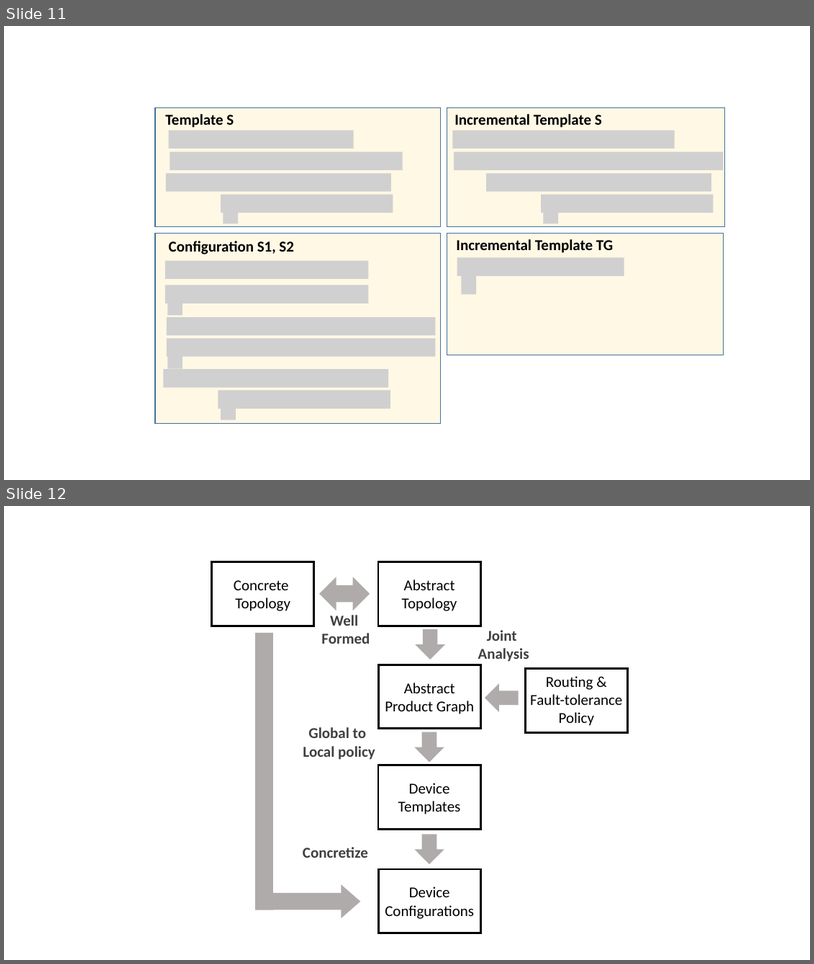
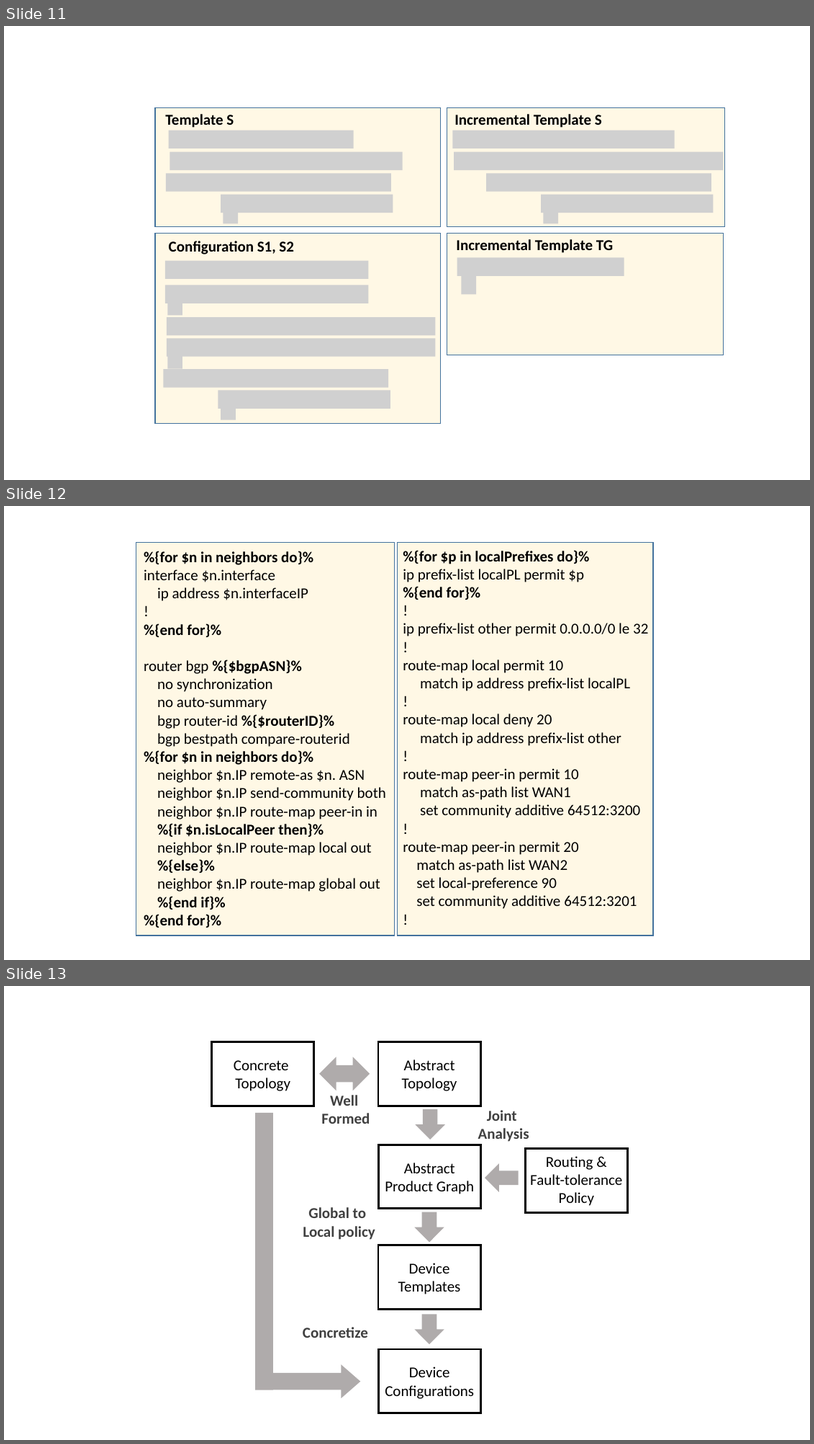
Before and after one commit to rabeckett/propane, a slide deck: paper/abstraction/figures/examples.pptx. Shown one above the other, each under a label of ours: slides 11 and 12 before the commit, slides 11, 12 and 13 after it. The pictures are 814x964 and 814x1444 pixels, drawn with LibreOffice and Linux fonts; fonts in the diff are those of the drawing; grey boxes stand for pictures. Boxes give left, top, right and bottom in pixels: in the first picture for what was removed or moved away, otherwise in the second. Text is boxed around its words. In the diff, an @@ line names an element or a change of style, - is before the commit and + after.

```diff
--- a/paper/abstraction/figures/examples.pptx
+++ b/paper/abstraction/figures/examples.pptx
@@ slide 12 added at bbox=[4, 506, 810, 960], background #FFFFFF @@
@@ rectangle added at bbox=[136, 542, 394, 936], fill #FFF2CC at 50% opacity, outline #43739E 1 pt @@
@@ rectangle added at bbox=[397, 542, 653, 936], fill #FFF2CC at 50% opacity, outline #43739E 1 pt @@
@@ text added at bbox=[144, 551, 386, 927], 18 pt, text #000000 @@
+%{for $n in neighbors do}%
+interface $n.interface
+ip address $n.interfaceIP
+!
+%{end for}%
+router bgp %{$bgpASN}%
+no synchronization
+no auto-summary
+bgp router-id %{$routerID}%
+bgp bestpath compare-routerid
+%{for $n in neighbors do}%
+neighbor $n.IP remote-as $n. ASN
+neighbor $n.IP send-community both
+neighbor $n.IP route-map peer-in in
+%{if $n.isLocalPeer then}%
+neighbor $n.IP route-map local out
+%{else}%
+neighbor $n.IP route-map global out
+%{end if}%
+%{end for}%
@@ text added at bbox=[403, 550, 648, 908], 18 pt, text #000000 @@
+%{for $p in localPrefixes do}%
+ip prefix-list localPL permit $p
+%{end for}%
+!
+ip prefix-list other permit 0.0.0.0/0 le 32
+!
+route-map local permit 10
+match ip address prefix-list localPL
+!
+route-map local deny 20
+match ip address prefix-list other
+!
+route-map peer-in permit 10
+match as-path list WAN1
+set community additive 64512:3200
+!
+route-map peer-in permit 20
+match as-path list WAN2
+set local-preference 90
+set community additive 64512:3201
+!
@@ what was slide 12 is now slide 13 @@
```
Also in this commit, not shown: 2 other files.
